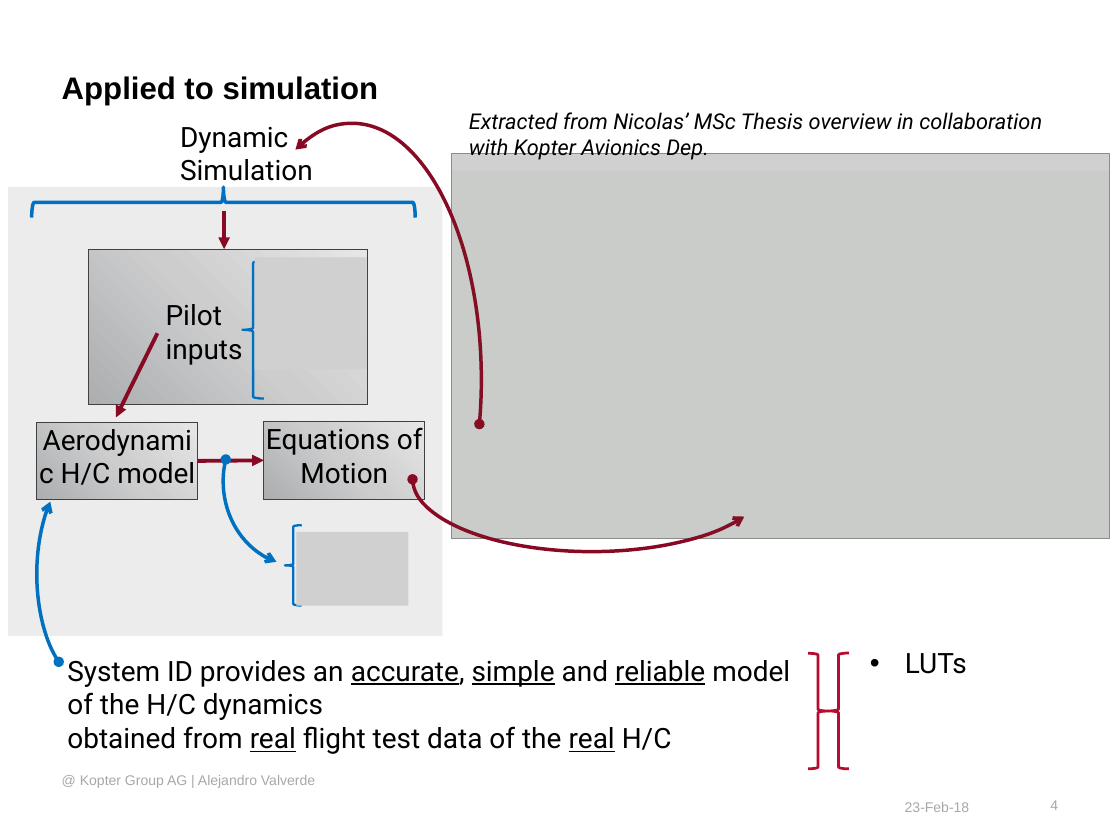
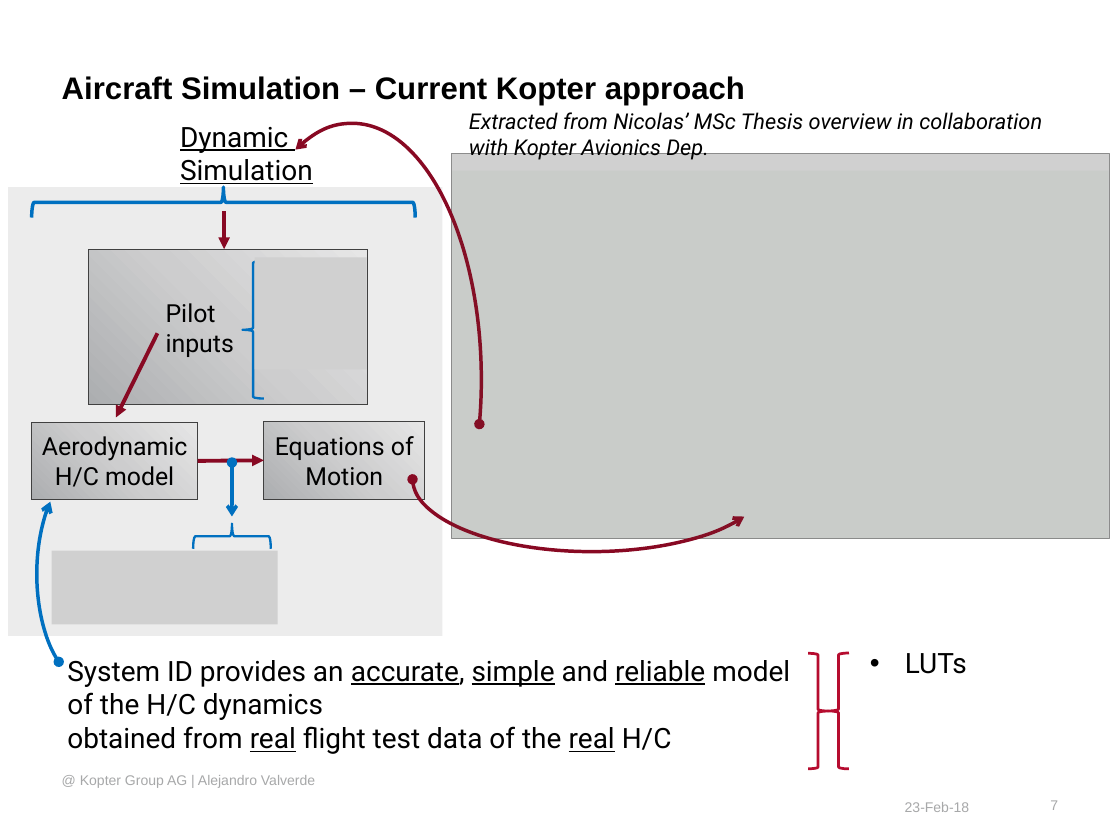
Before and after one commit to wuyou33/kopter, a slide deck: slide 7 of s_id/docs/System Identification to support Flight Test activities - proposal.pptx (slide 4 before the commit). Drawn at 1120x840 pixels with LibreOffice and Linux fonts; fonts in the diff are those of the drawing; grey boxes stand for pictures; background and template pictures are left out. Boxes give left, top, right and bottom in pixels: in the first picture for what was removed or moved away, otherwise in the second. Text is boxed around its words. In the diff, an @@ line names an element or a change of style, - is before the commit and + after.

```diff
--- a/s_id/docs/System Identification to support Flight Test activities - proposal.pptx
+++ b/s_id/docs/System Identification to support Flight Test activities - proposal.pptx
@@ text at <box>62,76,745,106</box>: text changed @@
-Applied to simulation
+Aircraft Simulation – Current Kopter approach
@@ text "Dynamic Simulation" at <box>180,127,313,188</box>: underline on @@
@@ text "Pilot inputs" at <box>166,303,234,357</box>: size 18 to 16 pt @@
@@ arc (boxed as its full ellipse) removed at <box>223,398,374,566</box> @@
@@ rectangle "Aerodynamic H/C model" at <box>31,422,197,500</box>: size 18 to 16 pt; vertical alignment top to middle @@
@@ rectangle "Aerodynamic H/C model": place and size @@
-rectangle "Aerodynamic H/C model" at <box>37,422,198,500</box>
+rectangle "Aerodynamic H/C model" at <box>31,422,197,500</box>
@@ rectangle "Equations of Motion" at <box>264,421,426,498</box>: size 18 to 16 pt; vertical alignment top to middle @@
@@ double arrow added from (232, 516) to (232, 463), #0070C0 2.25 pt @@
@@ left brace at <box>193,524,270,548</box>: rotation 0 to 90 degrees @@
@@ picture removed at <box>297,532,409,606</box> @@
@@ picture added at <box>52,551,278,625</box> @@
@@ page number at <box>1050,800,1058,810</box>: text changed @@
-4
+7
```
Also in this commit, not shown: 3 other slides changed, 4 slides added, 1 other file.
